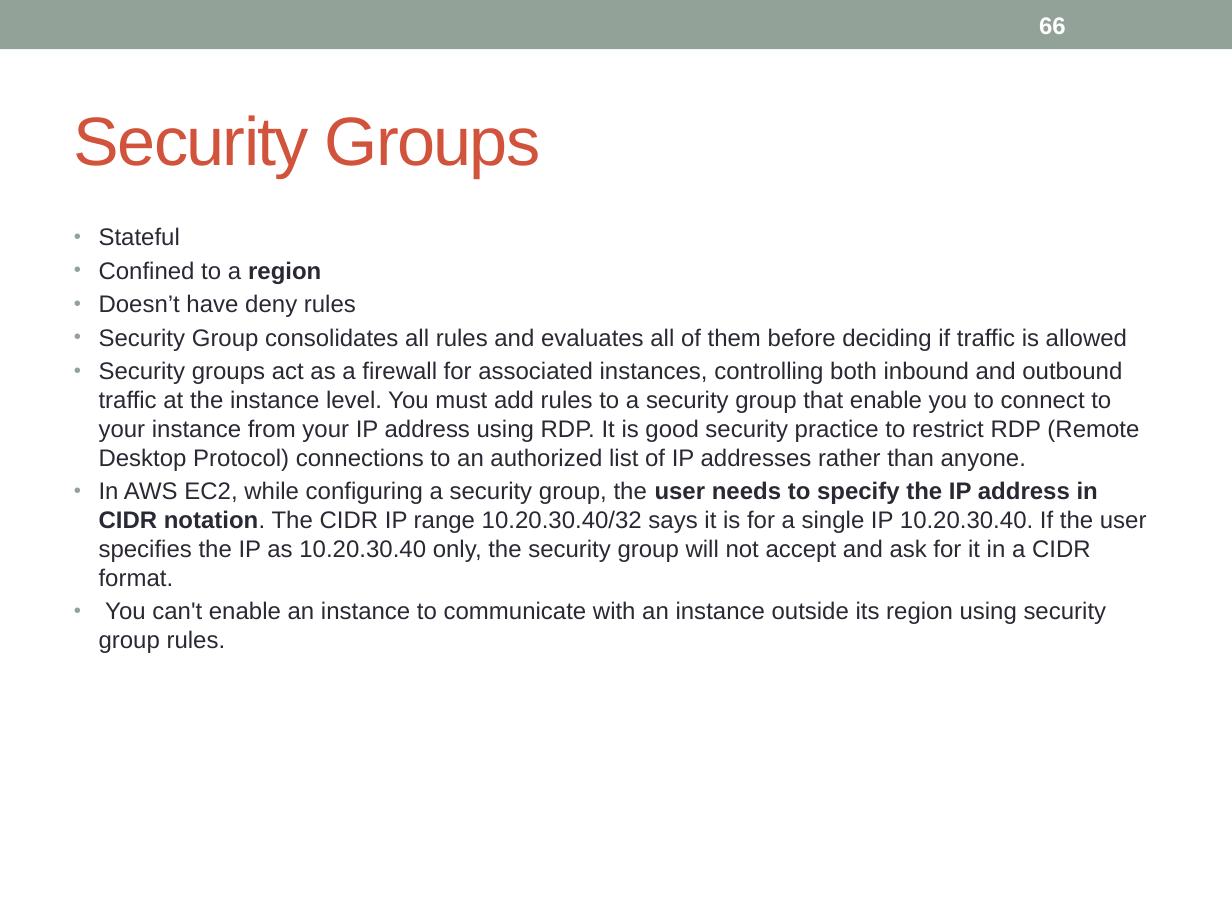
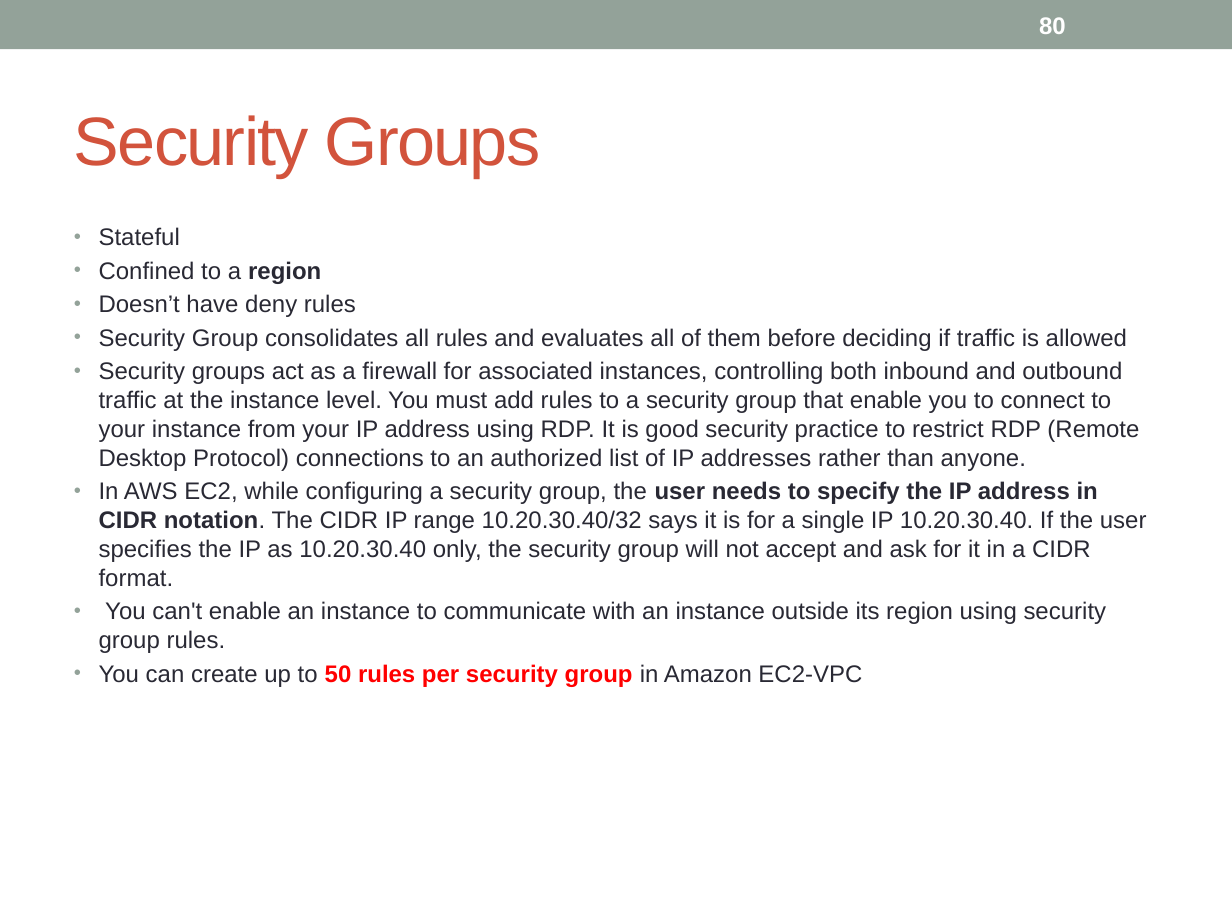
Before and after one commit to notionquest/ProjectDocumentation, a slide deck: slide 80 of AWS_Solution_Architect.pptx (slide 66 before the commit). Drawn at 1232x924 pixels with LibreOffice and Linux fonts; fonts in the diff are those of the drawing. Boxes give left, top, right and bottom in pixels: in the first picture for what was removed or moved away, otherwise in the second. Text is boxed around its words. In the diff, an @@ line names an element or a change of style, - is before the commit and + after.

```diff
--- a/AWS_Solution_Architect.pptx
+++ b/AWS_Solution_Architect.pptx
@@ page number at <box>1039,17,1066,34</box>: text changed @@
-66
+80
@@ text at <box>99,664,862,687</box>: paragraph added @@
+• You can create up to 50 rules per security group in Amazon EC2-VPC
```
Also in this commit, not shown: 18 other slides changed, 19 slides added.
